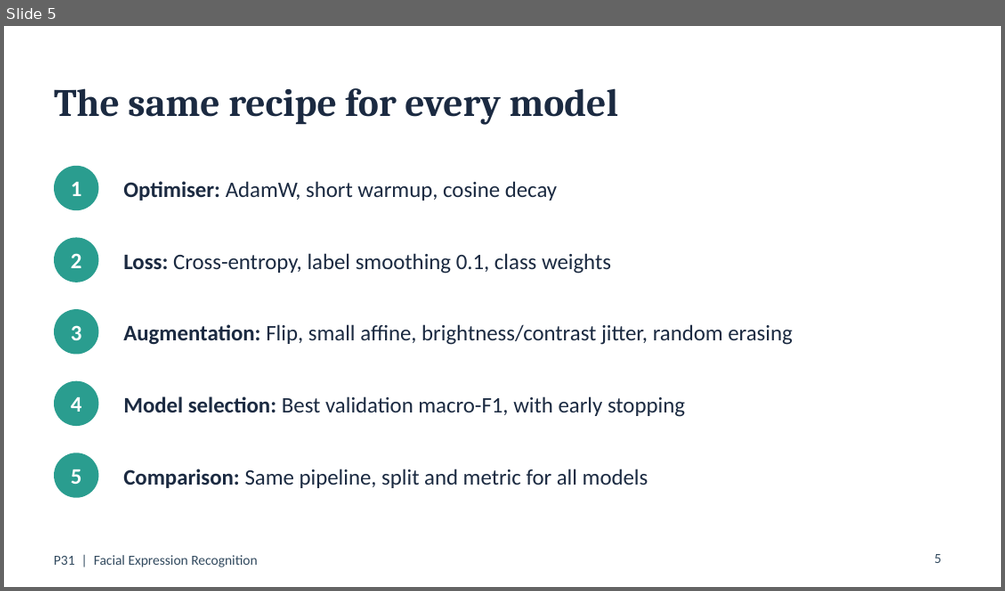
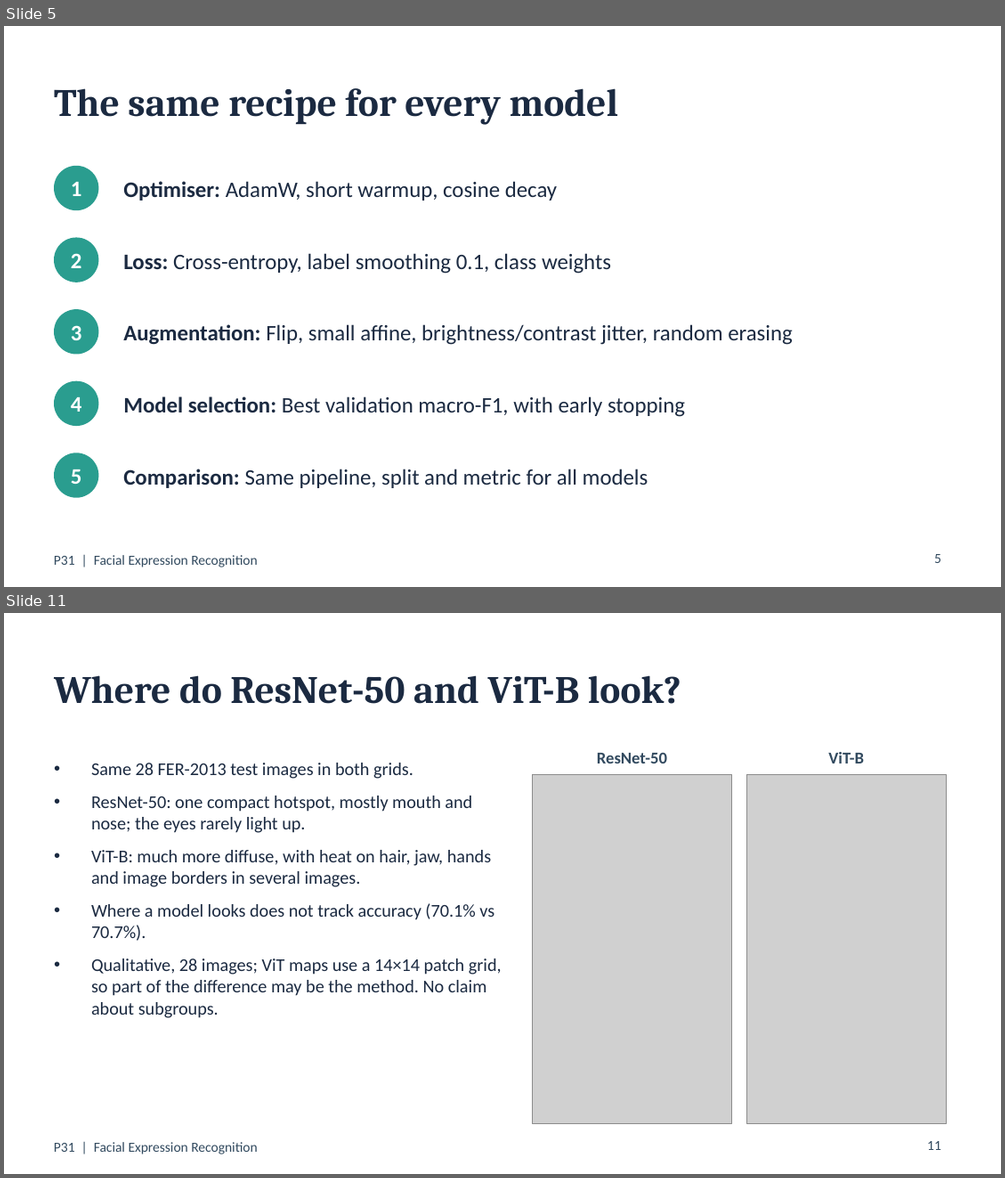
Before and after one commit to Neeraj-NP/P31-facial-expression-recognition, a slide deck: report/slides.pptx. Shown one above the other, each under a label of ours: slide 5 before the commit, slides 5 and 11 after it; the slides between them are not shown. The pictures are 1005x591 and 1005x1178 pixels, drawn with LibreOffice and Linux fonts; fonts in the diff are those of the drawing; grey boxes stand for pictures. Boxes give left, top, right and bottom in pixels: in the first picture for what was removed or moved away, otherwise in the second. Text is boxed around its words. In the diff, an @@ line names an element or a change of style, - is before the commit and + after.

```diff
--- a/report/slides.pptx
+++ b/report/slides.pptx
@@ slide 11 added at bbox=[4, 613, 1001, 1174], background #FFFFFF; not listed: 1 template element that a slide beside it also shows @@
@@ title added at bbox=[54, 675, 681, 704], 28 pt, text #1B2A41, bold @@
+Where do ResNet-50 and ViT-B look?
@@ text added at bbox=[91, 763, 502, 1018], 13 pt, text #1B2A41 @@
+• Same 28 FER-2013 test images in both grids.
+• ResNet-50: one compact hotspot, mostly mouth and nose; the eyes rarely light up.
+• ViT-B: much more diffuse, with heat on hair, jaw, hands and image borders in several images.
+• Where a model looks does not track accuracy (70.1% vs 70.7%).
+• Qualitative, 28 images; ViT maps use a 14×14 patch grid, so part of the difference may be the method. No claim about subgroups.
@@ text added at bbox=[597, 753, 667, 763], 12 pt, text #324A5F, bold @@
+ResNet-50
@@ text added at bbox=[828, 752, 864, 763], 12 pt, text #324A5F, bold @@
+ViT-B
@@ picture added at bbox=[533, 774, 732, 1123] @@
@@ picture added at bbox=[746, 774, 946, 1123] @@
@@ page number added at bbox=[927, 1141, 941, 1150], 10 pt, text #324A5F @@
+11
```
Also in this commit, not shown: 5 slides changed, 1 slide removed, 9 other files.
